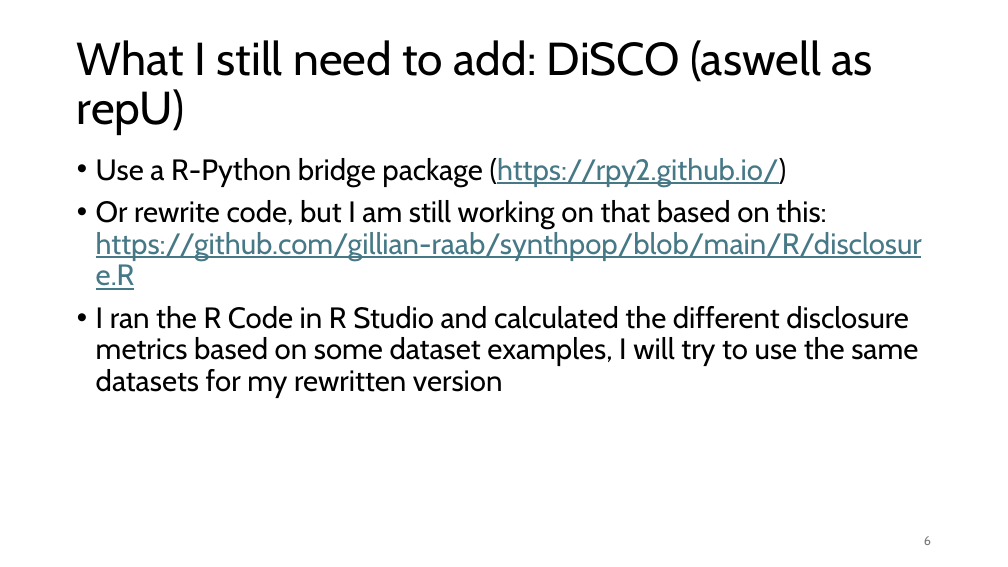
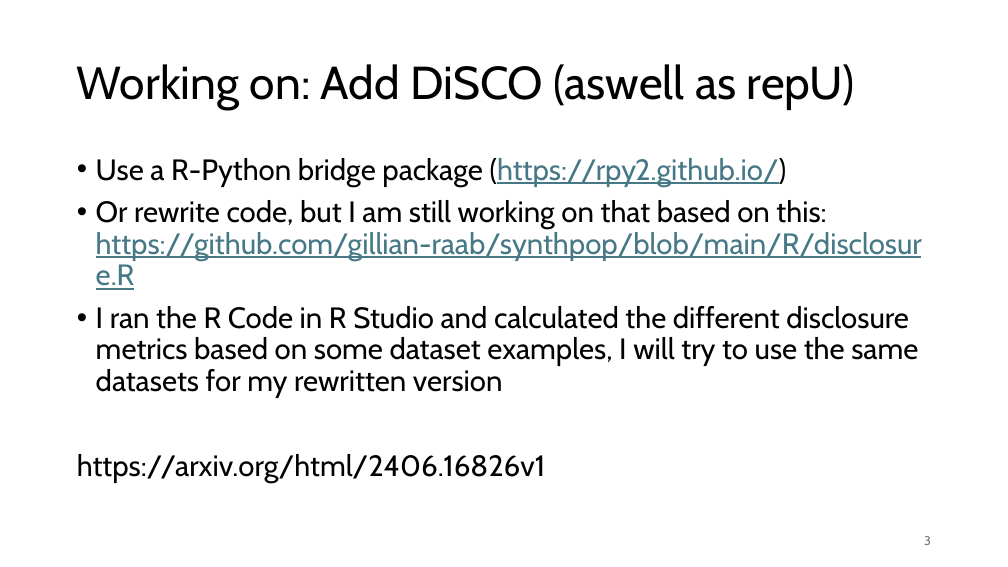
Before and after one commit to Karo2222/synprivutil, a slide deck: slide 3 of Powerpoint-Slides/Notes.pptx (slide 6 before the commit). Drawn at 1008x567 pixels with LibreOffice and Linux fonts; fonts in the diff are those of the drawing. Boxes give left, top, right and bottom in pixels: in the first picture for what was removed or moved away, otherwise in the second. Text is boxed around its words. In the diff, an @@ line names an element or a change of style, - is before the commit and + after.

```diff
--- a/Powerpoint-Slides/Notes.pptx
+++ b/Powerpoint-Slides/Notes.pptx
@@ title at [77, 64, 855, 110]: text changed @@
-What I still need to add: DiSCO (aswell as repU)
+Working on: Add DiSCO (aswell as repU)
@@ text at [77, 454, 545, 483]: paragraph added @@
+https://arxiv.org/html/2406.16826v1
@@ page number at [924, 536, 931, 545]: text changed @@
-6
+3
```
Also in this commit, not shown: 3 other slides changed.
